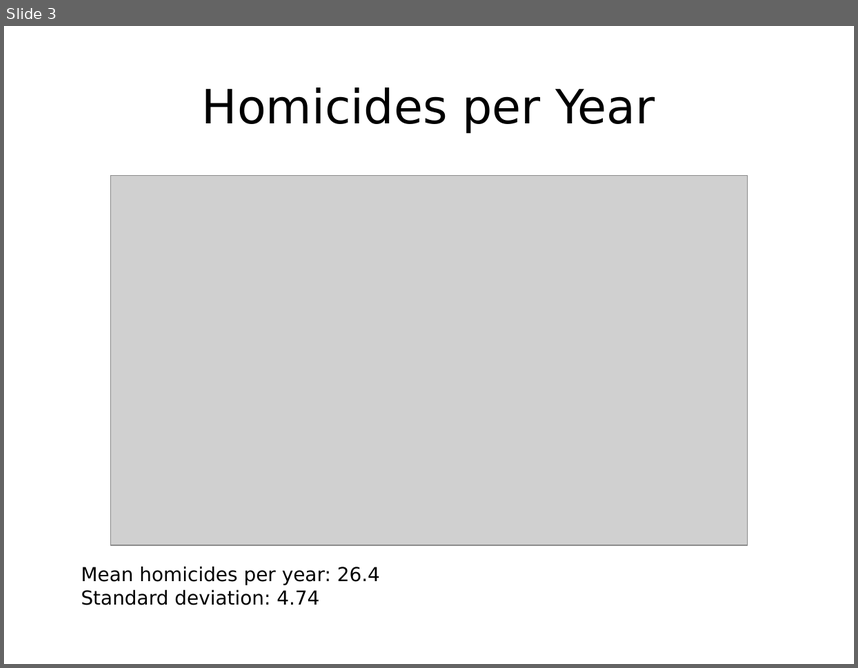
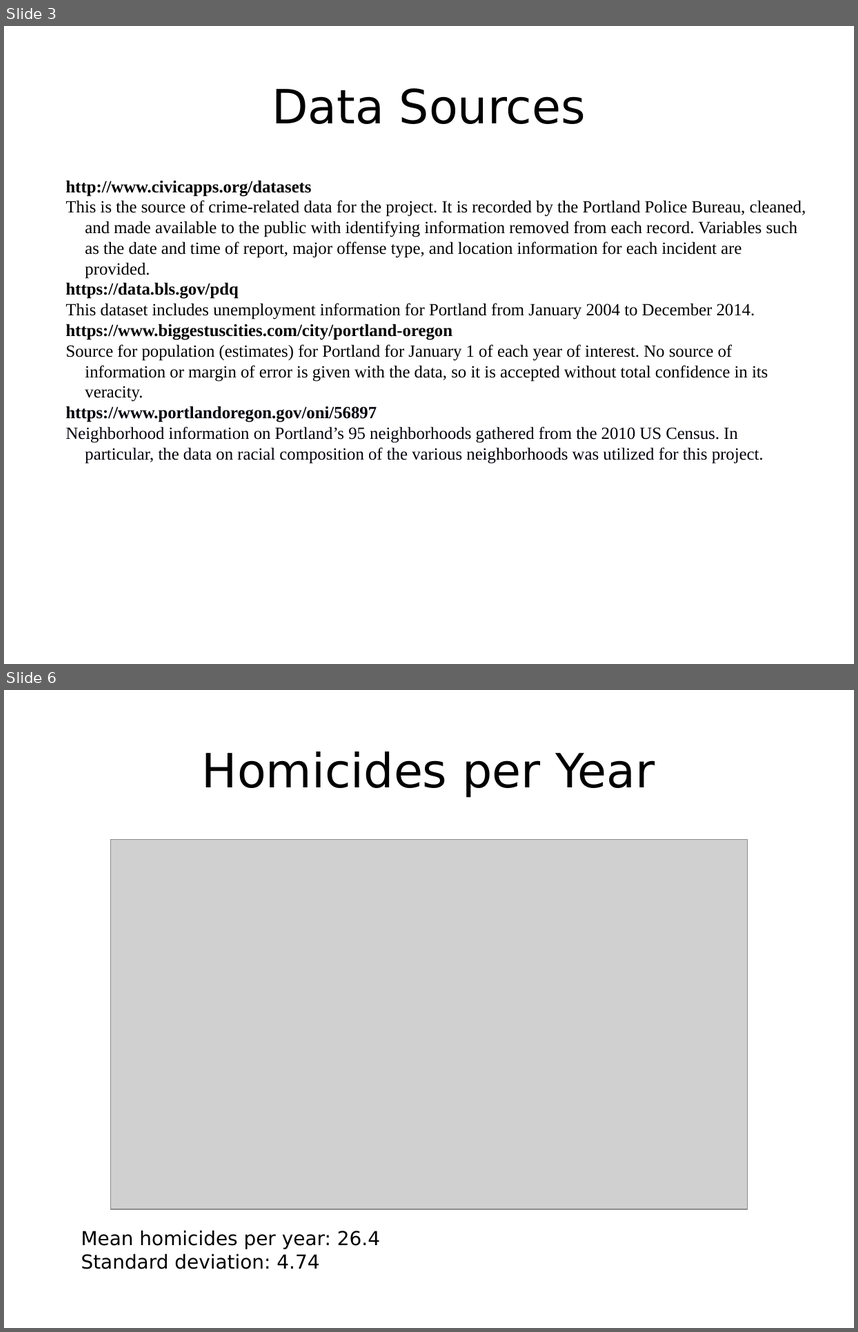
Before and after one commit to ptrbates/portland_crime_analysis, a slide deck: docs/Bates_presentation.pptx. Shown one above the other, each under a label of ours: slide 3 before the commit, slides 3 and 6 after it; the slides between them are not shown. The pictures are 858x668 and 858x1332 pixels, drawn with LibreOffice and Linux fonts; fonts in the diff are those of the drawing; grey boxes stand for pictures. Boxes give left, top, right and bottom in pixels: in the first picture for what was removed or moved away, otherwise in the second. Text is boxed around its words. In the diff, an @@ line names an element or a change of style, - is before the commit and + after.

```diff
--- a/docs/Bates_presentation.pptx
+++ b/docs/Bates_presentation.pptx
@@ slide 3 added at (4, 26, 854, 664), background #FFFFFF @@
@@ text added at (272, 88, 586, 124), 44 pt, text #000000 @@
+Data Sources
@@ text added at (66, 180, 806, 463), 16 pt, text #000000 @@
+http://www.civicapps.org/datasets
+This is the source of crime-related data for the project. It is recorded by the Portland Police Bureau, cleaned, and made available to the public with identifying information removed from each record. Variables such as the date and time of report, major offense type, and location information for each incident are provided.
+https://data.bls.gov/pdq
+This dataset includes unemployment information for Portland from January 2004 to December 2014.
+https://www.biggestuscities.com/city/portland-oregon
+Source for population (estimates) for Portland for January 1 of each year of interest. No source of information or margin of error is given with the data, so it is accepted without total confidence in its veracity.
+https://www.portlandoregon.gov/oni/56897
+Neighborhood information on Portland’s 95 neighborhoods gathered from the 2010 US Census. In particular, the data on racial composition of the various neighborhoods was utilized for this project.
@@ what was slide 3 is now slide 6 @@
```
Also in this commit, not shown: 1 slide changed, 2 other slides added, 7 other files.
